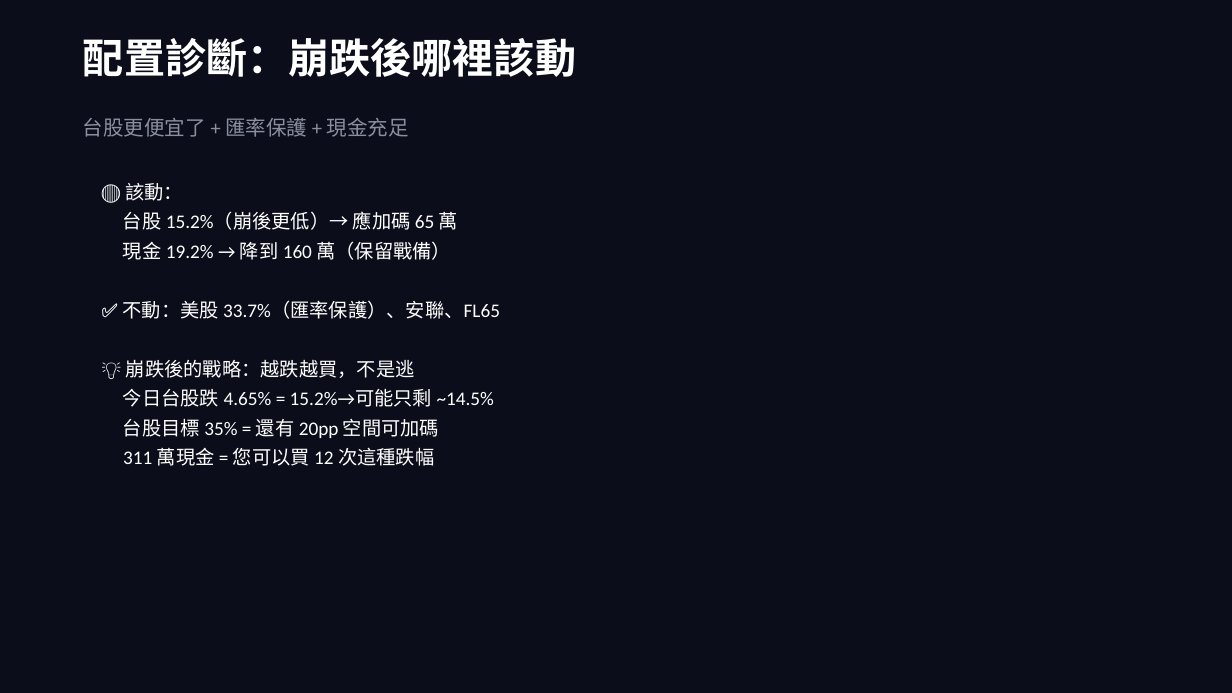
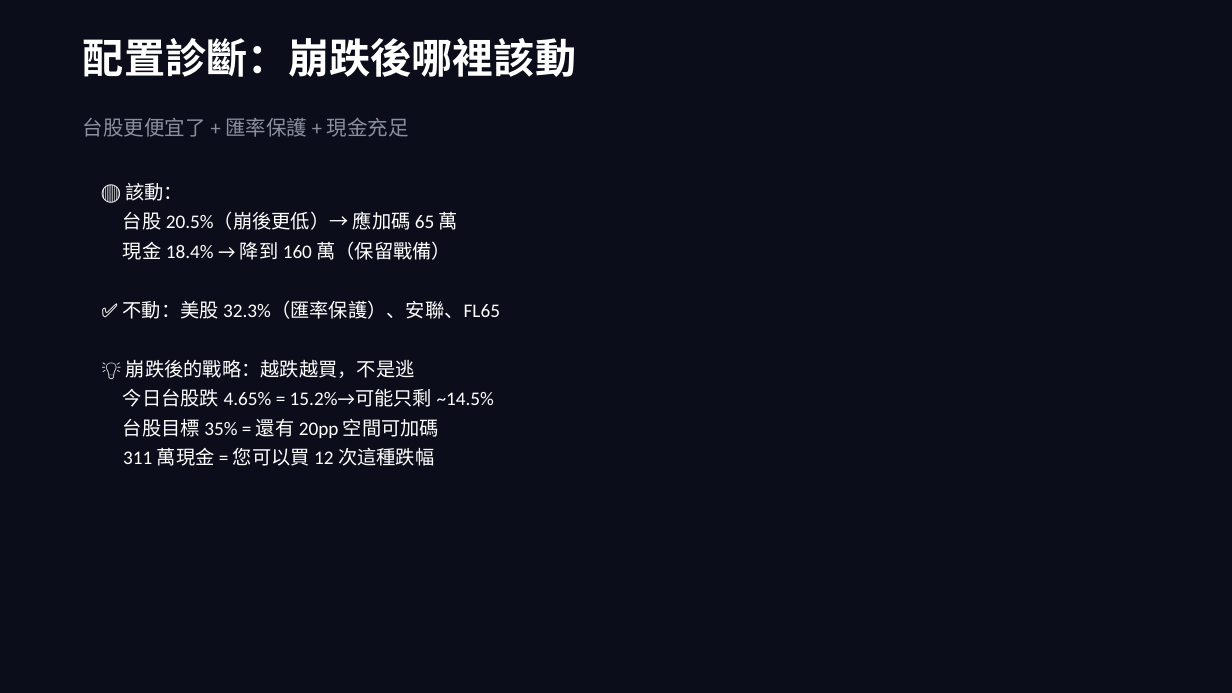
Before and after one commit to b0988321088/longjiu-dashboard-2, a slide deck: slide 7 of 大轉向資產配置策略_final.pptx. Drawn at 1232x693 pixels with LibreOffice and Linux fonts; fonts in the diff are those of the drawing. Boxes give left, top, right and bottom in pixels: in the first picture for what was removed or moved away, otherwise in the second. Text is boxed around its words. In the diff, an @@ line names an element or a change of style, - is before the commit and + after.

```diff
--- a/大轉向資產配置策略_final.pptx
+++ b/大轉向資產配置策略_final.pptx
@@ text at (123, 211, 500, 319): text changed @@
-台股 15.2%（崩後更低）→ 應加碼 65 萬
-現金 19.2% → 降到 160 萬（保留戰備）
-✅ 不動：美股 33.7%（匯率保護）、安聯、FL65
+台股 20.5%（崩後更低）→ 應加碼 65 萬
+現金 18.4% → 降到 160 萬（保留戰備）
+✅ 不動：美股 32.3%（匯率保護）、安聯、FL65
```
Also in this commit, not shown: 27 other files.
